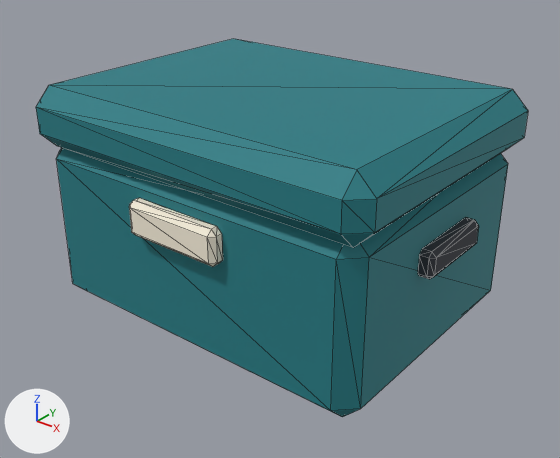
The glTF model Models/room_kit/storage_box.glb: old version first, new version second.
Both versions are drawn from a camera (50 mm lens) standing at (0.514, -0.64, 0.487) and looking at (0.018, -0.02, 0.103). The lights are fixed; the arrows at lower left show +X, +Y and +Z. The first picture is the older version. Mesh edges are drawn as thin lines. Vertices at exactly the same position are counted once.

Objects in the first picture: 'storage_box'.
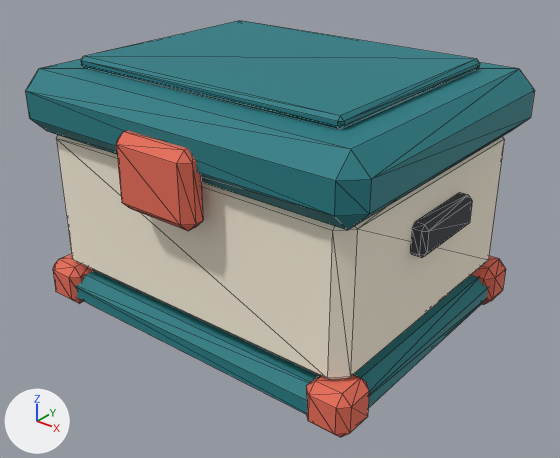
Boxes [x1, y1, x2, y2] around the edits, measured in the pictures (560 x 458 px; the box of a moved part takes in the faces that stretch with it):
'storage_box', reshaped (11% taller)
    before: [36, 39, 528, 417]
    after: [25, 20, 535, 438]
part 1 of me_storage_box, moved or reshaped
    before: [36, 39, 528, 248]
    after: [25, 59, 535, 230]
part 2 of me_storage_box, rebuilt (9% shorter)
    before: [56, 148, 508, 417]
    after: [56, 135, 504, 380]
part 3 of me_storage_box, added
    after: [76, 271, 488, 414]
part 4 of me_storage_box, added
    after: [81, 20, 480, 129]
part 5 of me_storage_box, added (red)
    after: [116, 130, 203, 231]
part 6 of me_storage_box, added (red)
    after: [53, 254, 94, 304]
part 7 of me_storage_box, added (red)
    after: [306, 375, 369, 438]
part 8 of me_storage_box, added (red)
    after: [471, 256, 506, 305]
part 9 of me_storage_box, deleted
    before: [129, 198, 223, 267]
part 10 of me_storage_box, moved or reshaped
    before: [418, 217, 479, 279]
    after: [410, 193, 472, 258]

Patch to the scene script:
```diff
--- a/Models/room_kit/storage_box.glb.py
+++ b/Models/room_kit/storage_box.glb.py
@@ mat_tint_clip__coral @@
+mat_tint_clip__coral = bpy.data.materials.new('tint_clip__coral')
+# nodes: BsdfPrincipled, Mix, OutputMaterial, VertexColor
+# colours: red #e86d58, mixed with the vertex colours
@@ me_storage_box @@
 # used by ob_storage_box; location = (0.0, 0.0, 0.0)
-me_storage_box.from_pydata(...)  # 120 vertices, 220 faces; spans x -0.225..0.225, y -0.175..0.17, z 0.0..0.26
+me_storage_box.from_pydata(...)  # 264 vertices, 484 faces; spans x -0.22..0.22, y -0.195..0.18, z 0.0..0.292
+# me_storage_box part 1: the loose piece of 24 vertices spanning x -0.22..0.22, y -0.17..0.17, z 0.19..0.26 is scaled about its middle by (1, 1.06, 1), then moved by (0.0, 0.0, 0.02)
+# me_storage_box part 2: the loose piece of 24 vertices spanning x -0.21..0.21, y -0.16..0.16, z 0.0..0.2 is rebuilt with 24 vertices and now spans x -0.2..0.2, y -0.16..0.16, z 0.04..0.22, in mat_tint_label__cream
+# me_storage_box part 3: a new loose piece of 24 vertices spanning x -0.21..0.21, y -0.17..0.17, z 0.0..0.04, in mat_tint_box__teal
+# me_storage_box part 4: a new loose piece of 24 vertices spanning x -0.17..0.17, y -0.13..0.13, z 0.28..0.292, in mat_tint_box__teal
+# me_storage_box part 5: a new loose piece of 24 vertices spanning x -0.05..0.05, y -0.195..-0.165, z 0.17..0.25, in mat_tint_clip__coral
+# me_storage_box part 6: a new loose piece of 24 vertices spanning x -0.215..-0.165, y -0.175..-0.125, z 0.0..0.05, in mat_tint_clip__coral
+# me_storage_box part 7: a new loose piece of 24 vertices spanning x 0.165..0.215, y -0.175..-0.125, z 0.0..0.05, in mat_tint_clip__coral
+# me_storage_box part 8: a new loose piece of 24 vertices spanning x 0.165..0.215, y 0.125..0.175, z 0.0..0.05, in mat_tint_clip__coral
+# me_storage_box part 9: the loose piece of 24 vertices spanning x -0.06..0.06, y -0.175..-0.155, z 0.13..0.17 is deleted
+# me_storage_box part 10
+# 44 vertices are removed from x -0.225..0.225, y -0.05..0.05, z 0.12..0.15
+# 88 faces are deleted
+# 28 vertices are added at x -0.215..0.215, y -0.05..0.05, z 0.14..0.175
+# 8 new vertices lie (-0.01, 0.0, 0.0) away from vertices in x -0.2..0.21, y -0.05..0.05, z 0.145..0.175
+# 8 new vertices lie (-0.005, 0.0, -0.005) away from vertices in x -0.21..0.215, y -0.045..0.045, z 0.145..0.175
+# 88 new faces join them, mat_charcoal
+# other edits to the shape of me_storage_box do not show in these pictures
 me_storage_box.materials.append(mat_tint_box__teal)
@@ me_storage_box @@
 me_storage_box.materials.append(mat_charcoal)
+me_storage_box.materials.append(mat_tint_clip__coral)
```
